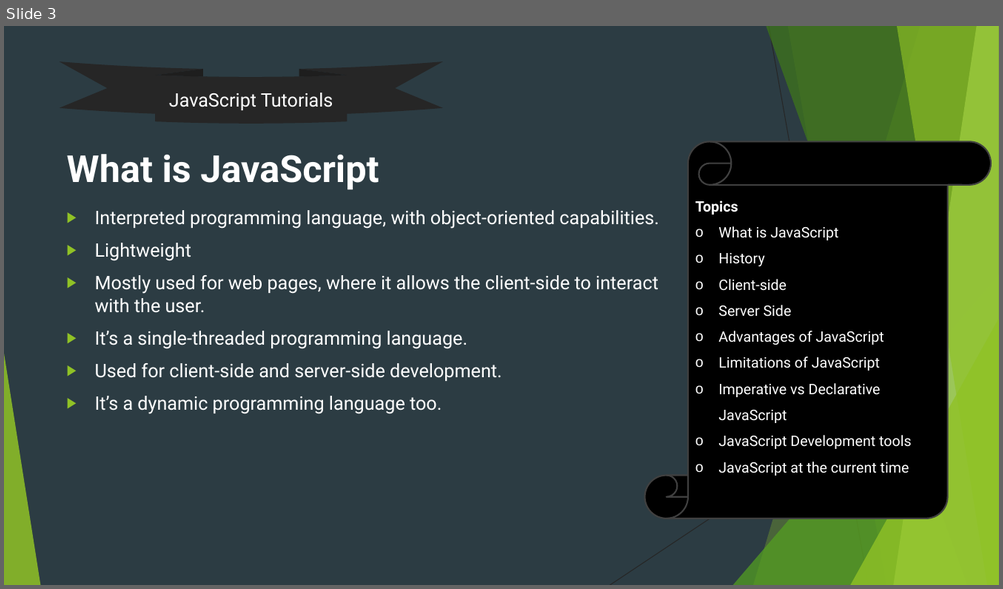
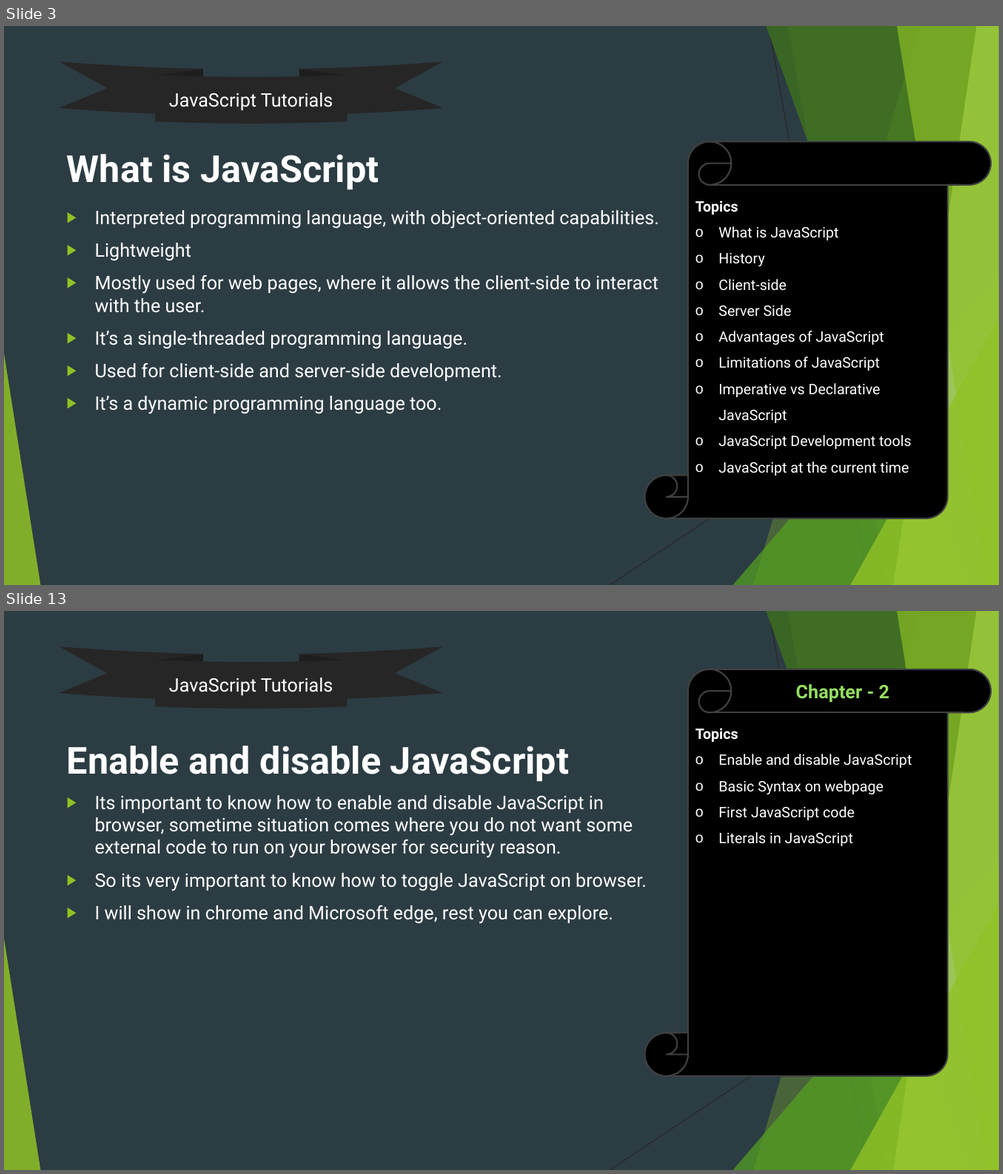
Before and after one commit to uidhtml/javascript-tutorials, a slide deck: Javascript Tutorials.pptx. Shown one above the other, each under a label of ours: slide 3 before the commit, slides 3 and 13 after it; the slides between them are not shown. The pictures are 1003x589 and 1003x1174 pixels, drawn with LibreOffice and Linux fonts; fonts in the diff are those of the drawing. Boxes give left, top, right and bottom in pixels: in the first picture for what was removed or moved away, otherwise in the second. Text is boxed around its words. In the diff, an @@ line names an element or a change of style, - is before the commit and + after.

Commit message:
Updated ppt file till chapter 4

```diff
--- a/Javascript Tutorials.pptx
+++ b/Javascript Tutorials.pptx
@@ slide 13 added at (4,611,999,1170), background #2C3C43; not listed: 10 template elements that a slide beside it also shows @@
@@ ellipse ribbon added at (60,647,443,709), fill #262626, 18 pt, text #FFFFFF @@
+JavaScript Tutorials
@@ vertical scroll added at (645,669,991,1076), fill #000000, outline #404040 1.5 pt, 14 pt, text #FFFFFF @@
+Topics
+o Enable and disable JavaScript
+o Basic Syntax on webpage
+o First JavaScript code
+o Literals in JavaScript
@@ text added at (796,684,889,702), 18 pt, text #94DE61, bold @@
+Chapter - 2
@@ title added at (67,746,569,782), 36 pt, text #FFFFFF, bold @@
+Enable and disable JavaScript
@@ text added at (95,795,646,924), 18 pt, text #FFFFFF @@
+▶ Its important to know how to enable and disable JavaScript in browser, sometime situation comes where you do not want some external code to run on your browser for security reason.
+▶ So its very important to know how to toggle JavaScript on browser.
+▶ I will show in chrome and Microsoft edge, rest you can explore.
```
Also in this commit, not shown: 9 slides changed, 8 other slides added.
